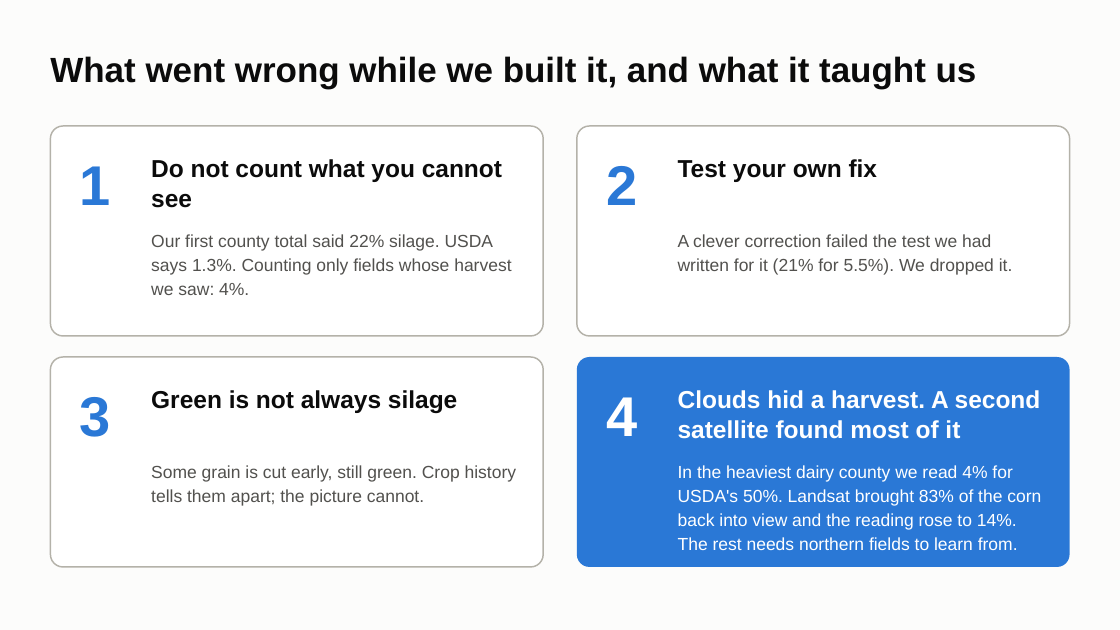
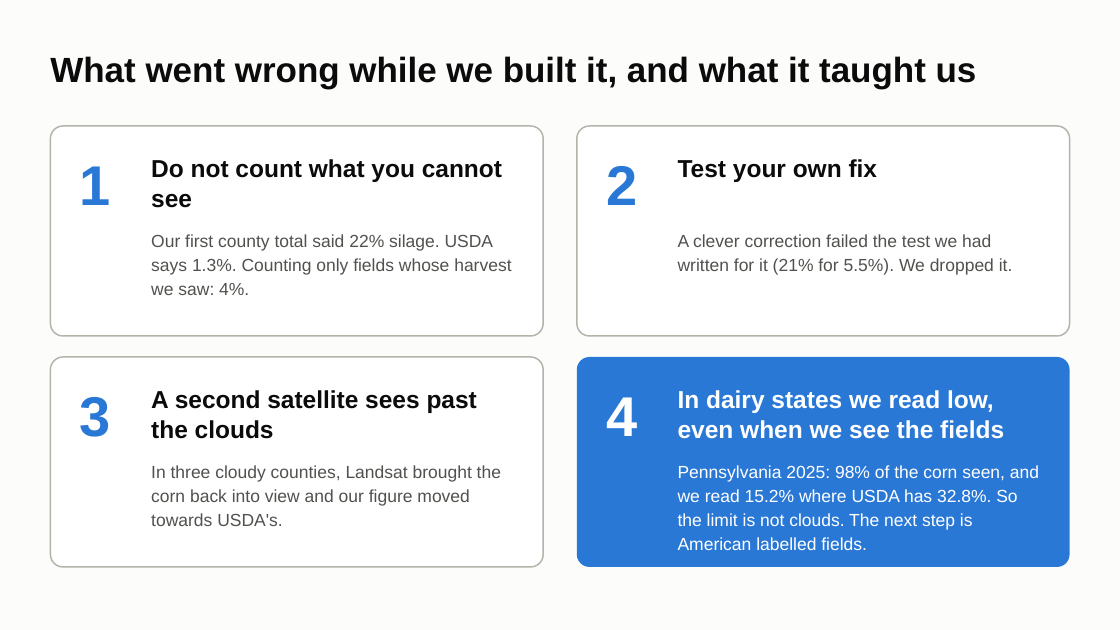
Before and after one commit to ChenSiyun1234/FieldVision, a slide deck: slide 8 of handoff/presentation/FieldVision_model_story.pptx. Drawn at 1120x630 pixels with LibreOffice and Linux fonts; fonts in the diff are those of the drawing. Boxes give left, top, right and bottom in pixels: in the first picture for what was removed or moved away, otherwise in the second. Text is boxed around its words. In the diff, an @@ line names an element or a change of style, - is before the commit and + after.

Commit message:
Deck and hand-over page: Wisconsin 2025 corrected, Pennsylvania 2025 missed, what the model is good for today

```diff
--- a/handoff/presentation/FieldVision_model_story.pptx
+++ b/handoff/presentation/FieldVision_model_story.pptx
@@ text at <box>151,390,477,439</box>: text changed @@
-Green is not always silage
+A second satellite sees past the clouds
@@ text at <box>678,390,1004,439</box>: text changed @@
-Clouds hid a harvest. A second satellite found most of it
+In dairy states we read low, even when we see the fields
@@ text at <box>151,465,501,526</box>: text changed @@
-Some grain is cut early, still green. Crop history tells them apart; the picture cannot.
+In three cloudy counties, Landsat brought the corn back into view and our figure moved towards USDA's.
@@ text at <box>678,465,1039,550</box>: text changed @@
-In the heaviest dairy county we read 4% for USDA's 50%. Landsat brought 83% of the corn back into view and the reading rose to 14%. The rest needs northern fields to learn from.
+Pennsylvania 2025: 98% of the corn seen, and we read 15.2% where USDA has 32.8%. So the limit is not clouds. The next step is American labelled fields.
```
Also in this commit, not shown: 5 other slides changed, 2 other files.
